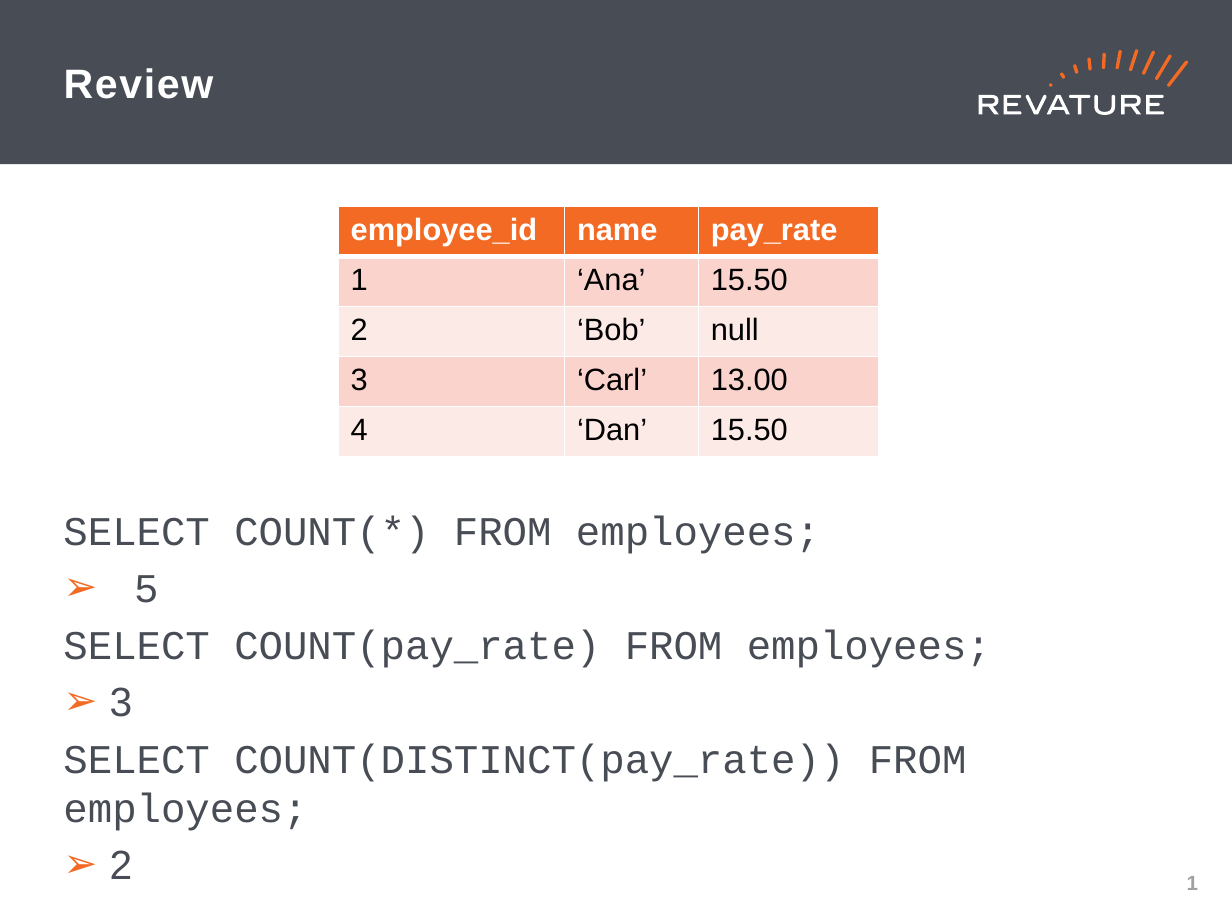
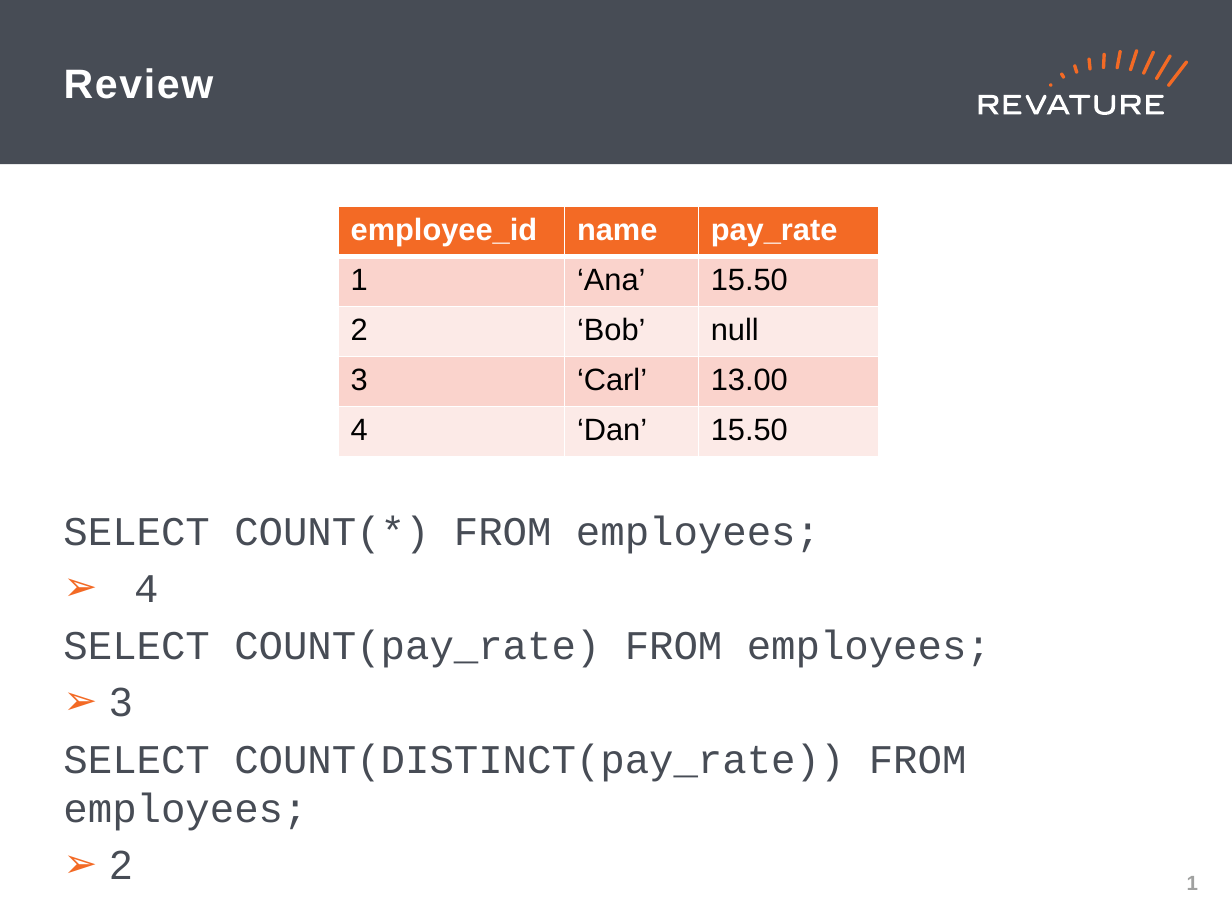
Before and after one commit to brynportella/RAP-210308, a slide deck: slide 2 of PPT/Day_21.pptx. Drawn at 1232x924 pixels with LibreOffice and Linux fonts; fonts in the diff are those of the drawing. Boxes give left, top, right and bottom in pixels: in the first picture for what was removed or moved away, otherwise in the second. Text is boxed around its words. In the diff, an @@ line names an element or a change of style, - is before the commit and + after.

```diff
--- a/PPT/Day_21.pptx
+++ b/PPT/Day_21.pptx
@@ text at box(134, 575, 158, 602): text changed @@
-➢ 5
+➢ 4
```
Also in this commit, not shown: 3 other files.
